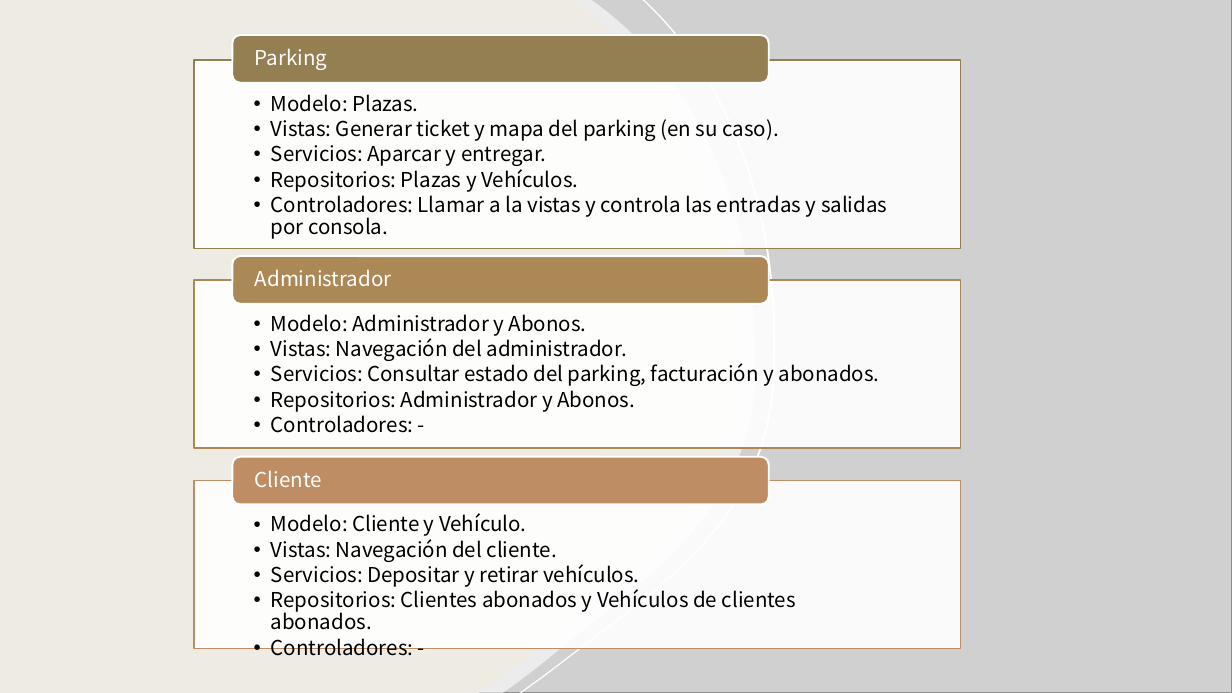
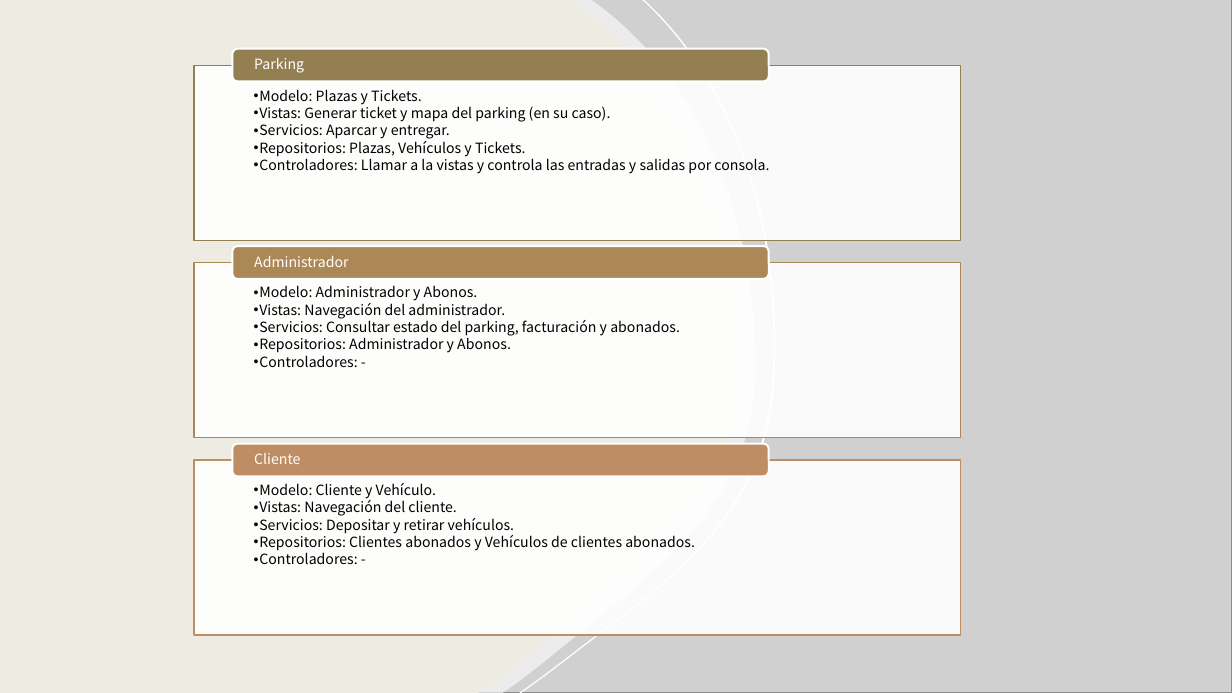
Before and after one commit to danielcdc/Parking-JS, a slide deck: slide 1 of Estructura de ficheros.pptx. Drawn at 1232x693 pixels with LibreOffice and Linux fonts; fonts in the diff are those of the drawing; grey boxes stand for pictures. Boxes give left, top, right and bottom in pixels: in the first picture for what was removed or moved away, otherwise in the second. Text is boxed around its words. In the diff, an @@ line names an element or a change of style, - is before the commit and + after.

Commit message:
Actualizada clase modelo Plaza. Trabajando los repositorios e importaciones de módulos

```diff
--- a/Estructura de ficheros.pptx
+++ b/Estructura de ficheros.pptx
@@ rounded rectangle: place and size @@
-rounded rectangle at <box>232,35,769,83</box>
+rounded rectangle at <box>232,49,769,82</box>
@@ text "Parking": place and size @@
-text "Parking" at <box>255,48,327,70</box>
+text "Parking" at <box>254,58,304,73</box>
@@ rectangle: place and size @@
-rectangle at <box>194,60,960,249</box>
+rectangle at <box>194,66,960,240</box>
@@ text at <box>254,89,422,105</box>: text changed; size 16 to 11 pt @@
-  •• Modelo: Plazas.
+  • Modelo: Plazas y Tickets.
@@ text at <box>254,104,769,174</box>: size 16 to 11 pt in "Vistas: Generar ticket y mapa del parking ...", "Servicios: Aparcar y entregar.", "Controladores: Llamar a la vistas y controla ..."; bullet •• to • @@
@@ text at <box>254,141,526,157</box>: text changed; size 16 to 11 pt @@
-  •• Repositorios: Plazas y Vehículos.
+  • Repositorios: Plazas, Vehículos y Tickets.
@@ text "Modelo: Administrador y Abonos.": place and size @@
-text "Modelo: Administrador y Abonos." at <box>271,314,880,433</box>
+text "Modelo: Administrador y Abonos." at <box>254,285,680,367</box>
@@ text "Modelo: Administrador y Abonos." at <box>254,285,680,367</box>: size 16 to 11 pt; bullet •• to • @@
@@ rectangle: place and size @@
-rectangle at <box>194,280,960,448</box>
+rectangle at <box>194,262,960,437</box>
@@ rounded rectangle: place and size @@
-rounded rectangle at <box>232,256,769,304</box>
+rounded rectangle at <box>232,246,769,279</box>
@@ text "Administrador": place and size @@
-text "Administrador" at <box>255,269,392,286</box>
+text "Administrador" at <box>254,256,348,267</box>
@@ rounded rectangle: place and size @@
-rounded rectangle at <box>232,457,769,505</box>
+rounded rectangle at <box>232,444,769,477</box>
@@ size 16 to 11 pt; less space between paragraphs in 3 elements at <box>254,58,304,73</box>, <box>254,256,348,267</box>, <box>254,453,300,464</box> @@
@@ text "Cliente": place and size @@
-text "Cliente" at <box>255,470,322,487</box>
+text "Cliente" at <box>254,453,300,464</box>
@@ text "Modelo: Cliente y Vehículo." at <box>254,483,695,564</box>: size 16 to 11 pt; bullet •• to • @@
@@ text "Modelo: Cliente y Vehículo.": place and size @@
-text "Modelo: Cliente y Vehículo." at <box>271,513,796,656</box>
+text "Modelo: Cliente y Vehículo." at <box>254,483,695,564</box>
@@ rectangle: place and size @@
-rectangle at <box>194,481,960,649</box>
+rectangle at <box>194,460,960,635</box>
```
Also in this commit, not shown: 23 other files.
